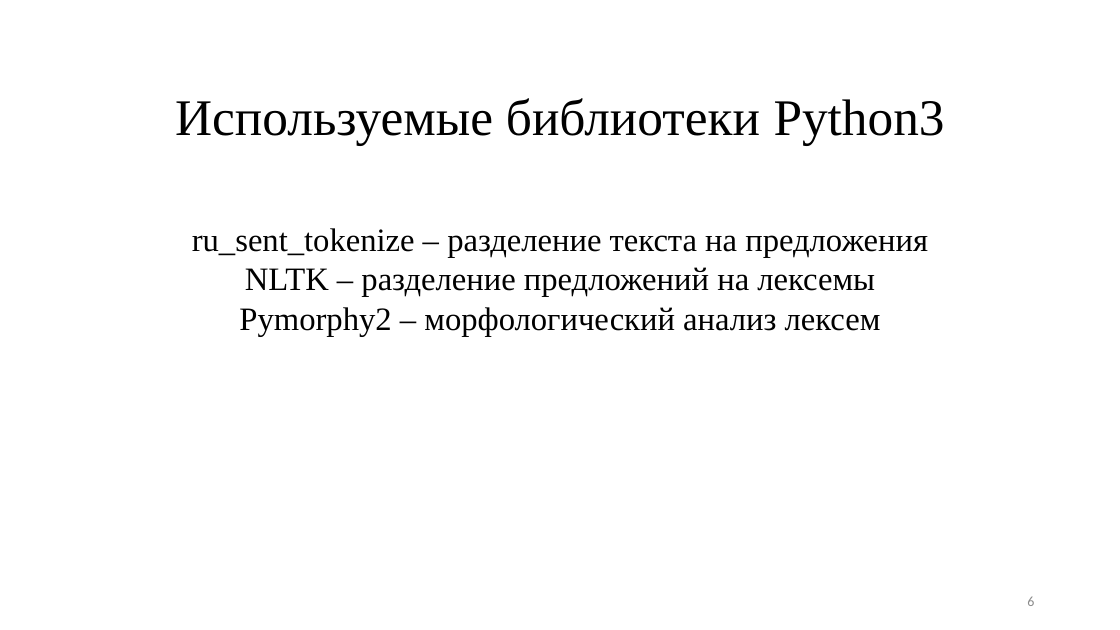
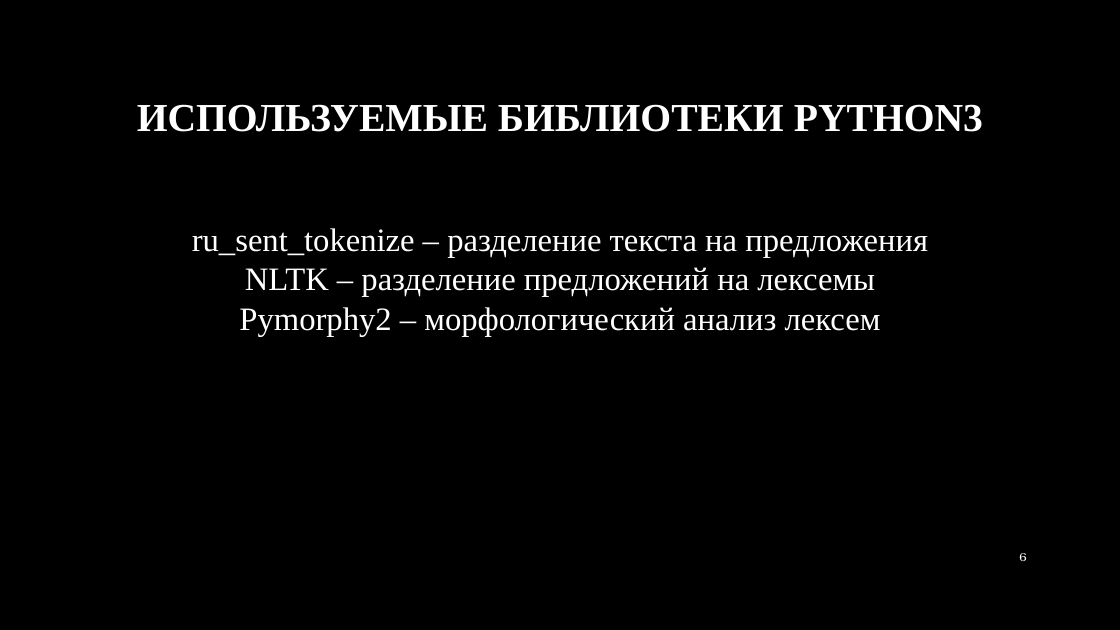
Before and after one commit to DMfananddu/Diploma, a slide deck: slide 6 of Защита диплома.pptx. Drawn at 1120x630 pixels with LibreOffice and Linux fonts; fonts in the diff are those of the drawing; background and template pictures are left out. Boxes give left, top, right and bottom in pixels: in the first picture for what was removed or moved away, otherwise in the second. Text is boxed around its words. In the diff, an @@ line names an element or a change of style, - is before the commit and + after.

```diff
--- a/Защита диплома.pptx
+++ b/Защита диплома.pptx
@@ background #FFFFFF to picture (left out) @@
@@ title at [137, 104, 983, 132]: text changed; size 44 to 34 pt; text colour #000000 to #FFFFFF; bold on @@
-Используемые библиотеки Python3
+ИСПОЛЬЗУЕМЫЕ БИБЛИОТЕКИ PYTHON3
@@ text "ru_sent_tokenize – разделение текста на ..." at [192, 228, 928, 336]: text colour #000000 to #FFFFFF @@
@@ page number: place and size @@
-page number at [1027, 597, 1034, 606]
+page number at [1019, 553, 1026, 561]
@@ page number at [1019, 553, 1026, 561]: size 12 to 10 pt, font Calibri to TeX Gyre Bonum, text colour #8C8C8C to #FFFFFF @@
```
Also in this commit, not shown: 13 other slides changed, 1 slide added, 1 slide removed.
